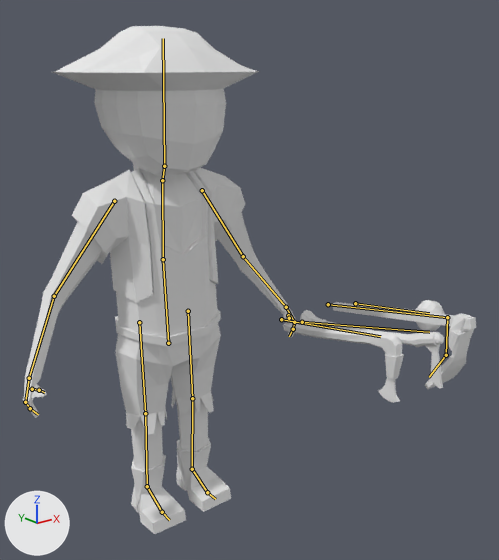
The Blender file Map/Assets/Models/Hittites/Hittite_civil_pick/Hittite_Civil_Pick.blend: old version first, new version second.
One viewpoint serves both versions: a 50 mm camera at (-1.43, -2.28, 1.9) aimed at (0.25, -0.17, 1.06). Lighting does not change. The marker at lower left points along +X, +Y and +Z. The bones that bend it are drawn over the model as lines.
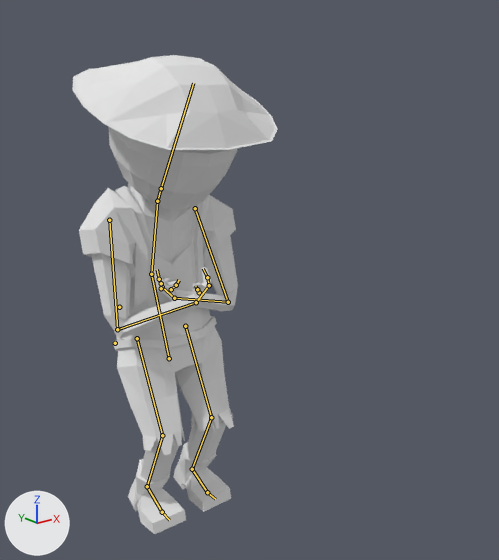
The newer file adds an action. The first version stands in its rest pose; the second is drawn at frame 5 of the action 'Hittite_Civil_Pick_Dead'.

Pixel boxes (x1, y1, x2, y2) of what changed, in the pictures (499 x 560 px):
'Cube', posed (55% narrower)
    before: (23, 26, 476, 534)
    after: (73, 55, 278, 534)
bone 'abdomen', root to tip
    before: (168, 343) to (163, 259)
    after: (169, 358) to (151, 274)
bone 'pecho', root to tip
    before: (163, 259) to (162, 180)
    after: (151, 274) to (157, 201)
bone 'cabeza', root to tip
    before: (164, 166) to (163, 38)
    after: (161, 188) to (193, 83)
bone 'brazo_L', root to tip
    before: (202, 190) to (243, 256)
    after: (195, 208) to (228, 302)
bone 'antebrazo_L', root to tip
    before: (243, 256) to (286, 307)
    after: (228, 302) to (174, 298)
bone 'mano_L', root to tip
    before: (286, 307) to (294, 322)
    after: (174, 298) to (162, 287)
bone 'Hacha', root to tip
    before: (281, 319) to (380, 336)
    after: (161, 283) to (161, 283)
bone 'Pick', root to tip
    before: (302, 322) to (429, 332)
    after: (119, 307) to (119, 307)
bone 'Rack', root to tip
    before: (328, 304) to (447, 317)
    after: (115, 343) to (115, 343)
bone 'Martillo', root to tip
    before: (355, 303) to (429, 313)
    after: (161, 288) to (161, 288)
bone 'brazo_R', root to tip
    before: (114, 201) to (54, 296)
    after: (109, 220) to (117, 329)
bone 'antebrazo_R', root to tip
    before: (54, 296) to (29, 378)
    after: (117, 329) to (196, 302)
bone 'mano_R', root to tip
    before: (29, 378) to (25, 402)
    after: (196, 302) to (209, 285)

The change, as a list of edits to the scene's bpy script:
```text
Change bone_abdomen:
    where bone_abdomen = bpy.data.objects['Armature.001'].pose.bones['abdomen']  # child of 'root'
    bone_abdomen.location: (0.0, 0.0, 0.0) -> (0.0, -0.5, -0.01)
    bone_abdomen.rotation_quaternion: (1.0, 0.0, 0.0, 0.0) -> (0.993, -0.055, -0.008, -0.109)  # degrees (0, 0, 0) -> degrees (-6, -2, -12)
Change bone_pecho:
    where bone_pecho = bpy.data.objects['Armature.001'].pose.bones['pecho']  # child of 'abdomen'
    bone_pecho.rotation_quaternion: (1.0, 0.0, 0.0, 0.0) -> (0.997, -0.075, 0.007, -0.009)  # degrees (0, 0, 0) -> degrees (-9, 1, -1)
Change bone_cabeza:
    where bone_cabeza = bpy.data.objects['Armature.001'].pose.bones['cabeza']  # child of 'cuello'
    bone_cabeza.rotation_quaternion: (1.0, 0.0, 0.0, 0.0) -> (0.988, -0.149, 0.007, 0.034)  # degrees (0, 0, 0) -> degrees (-17, 1, 4)
Change bone_brazo_l:
    where bone_brazo_l = bpy.data.objects['Armature.001'].pose.bones['brazo_L']  # child of 'pecho'
    bone_brazo_l.rotation_quaternion: (1.0, 0.0, 0.0, 0.0) -> (0.924, -0.282, -0.116, -0.231)  # degrees (0, 0, 0) -> degrees (-30, -20, -23)
Change bone_antebrazo_l:
    where bone_antebrazo_l = bpy.data.objects['Armature.001'].pose.bones['antebrazo_L']  # child of 'brazo_L'
    bone_antebrazo_l.rotation_quaternion: (1.0, 0.0, 0.0, 0.0) -> (0.604, -0.678, -0.17, -0.383)  # degrees (0, 0, 0) -> degrees (-88, -46, -20)
Change bone_mano_l:
    where bone_mano_l = bpy.data.objects['Armature.001'].pose.bones['mano_L']  # child of 'antebrazo_L'
    bone_mano_l.rotation_quaternion: (1.0, 0.0, 0.0, 0.0) -> (0.983, -0.02, -0.014, -0.18)  # degrees (0, 0, 0) -> degrees (-2, -2, -21)
Change bone_hacha:
    where bone_hacha = bpy.data.objects['Armature.001'].pose.bones['Hacha']  # child of 'mano_L'
    bone_hacha.location: (0.0, 0.0, 0.0) -> (0.0, 0.0, 0.1)
    bone_hacha.rotation_quaternion: (1.0, 0.0, 0.0, 0.0) -> (0.989, 0.113, -0.07, -0.042)  # degrees (0, 0, 0) -> degrees (13, -7, -6)
    bone_hacha.scale: (1.0, 1.0, 1.0) -> (0.0, 0.0, 0.0)
Change bone_pick:
    where bone_pick = bpy.data.objects['Armature.001'].pose.bones['Pick']  # child of 'mano_L'
    bone_pick.scale: (1.0, 1.0, 1.0) -> (0.0, 0.0, 0.0)
Change bone_rack:
    where bone_rack = bpy.data.objects['Armature.001'].pose.bones['Rack']  # child of 'mano_L'
    bone_rack.scale: (1.0, 1.0, 1.0) -> (0.0, 0.0, 0.0)
Change bone_martillo:
    where bone_martillo = bpy.data.objects['Armature.001'].pose.bones['Martillo']  # child of 'mano_L'
    bone_martillo.location: (0.0, 0.0, 0.0) -> (-3.66, 0.32, -0.25)
    bone_martillo.rotation_quaternion: (1.0, 0.0, 0.0, 0.0) -> (0.971, 0.239, 0.0, 0.0)  # degrees (0, 0, 0) -> degrees (28, 0, 0)
    bone_martillo.scale: (1.0, 1.0, 1.0) -> (0.0, 0.0, 0.0)
Change bone_brazo_r:
    where bone_brazo_r = bpy.data.objects['Armature.001'].pose.bones['brazo_R']  # child of 'pecho'
    bone_brazo_r.rotation_quaternion: (1.0, 0.0, 0.0, 0.0) -> (0.924, -0.282, 0.116, 0.231)  # degrees (0, 0, 0) -> degrees (-30, 20, 23)
Change bone_antebrazo_r:
    where bone_antebrazo_r = bpy.data.objects['Armature.001'].pose.bones['antebrazo_R']  # child of 'brazo_R'
    bone_antebrazo_r.rotation_quaternion: (1.0, 0.0, 0.0, 0.0) -> (0.673, -0.575, 0.218, 0.411)  # degrees (0, 0, 0) -> degrees (-68, 50, 28)
Change bone_mano_r:
    where bone_mano_r = bpy.data.objects['Armature.001'].pose.bones['mano_R']  # child of 'antebrazo_R'
    bone_mano_r.rotation_quaternion: (1.0, 0.0, 0.0, 0.0) -> (0.971, -0.149, 0.106, 0.157)  # degrees (0, 0, 0) -> degrees (-15, 15, 16)
```
